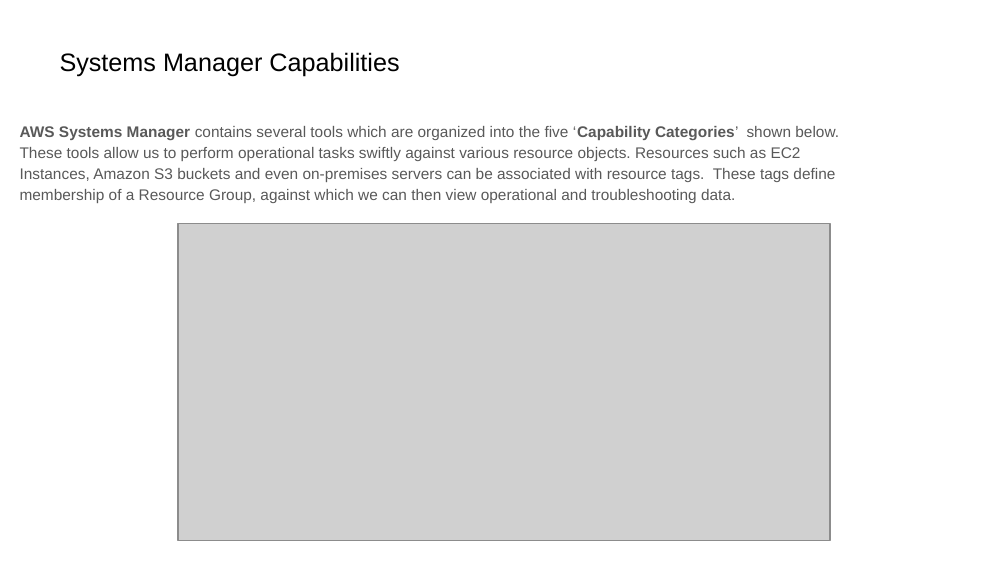
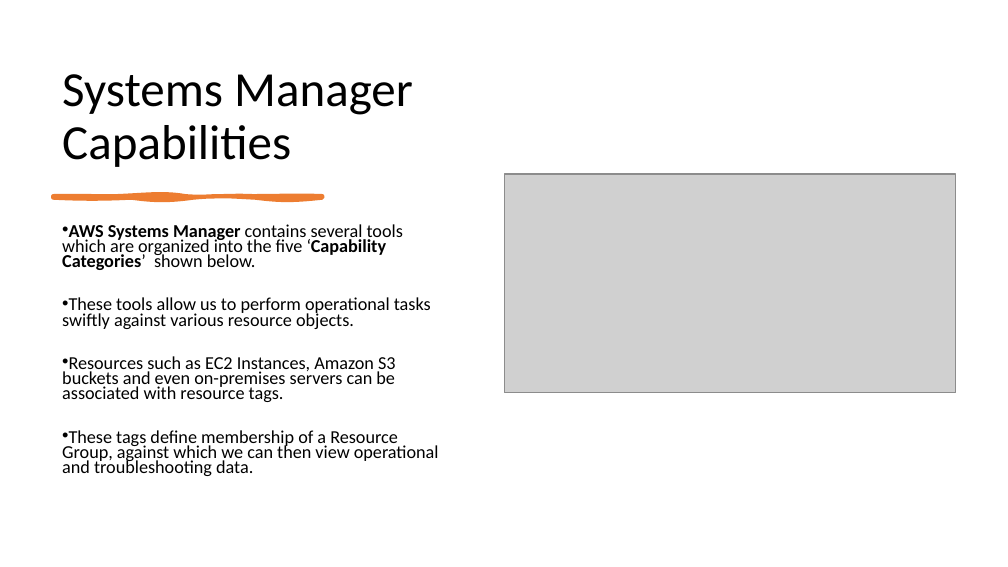
Before and after one commit to IlyaChakun/aws-iba-courses, a slide deck: slide 5 of lecture-materials/Managment&Governance/System-Manager/ssm.pptx (slide 4 before the commit). Drawn at 1008x567 pixels with LibreOffice and Linux fonts; fonts in the diff are those of the drawing; grey boxes stand for pictures. Boxes give left, top, right and bottom in pixels: in the first picture for what was removed or moved away, otherwise in the second. Text is boxed around its words. In the diff, an @@ line names an element or a change of style, - is before the commit and + after.

```diff
--- a/lecture-materials/Managment&Governance/System-Manager/ssm.pptx
+++ b/lecture-materials/Managment&Governance/System-Manager/ssm.pptx
@@ title "Systems Manager Capabilities": place and size @@
-title "Systems Manager Capabilities" at [60,52,399,77]
+title "Systems Manager Capabilities" at [62,74,413,167]
@@ title "Systems Manager Capabilities" at [62,74,413,167]: size 18 to 35 pt, font Arial to Calibri; vertical alignment middle to bottom @@
@@ picture: place and size @@
-picture at [178,224,831,540]
+picture at [504,174,956,393]
@@ freeform shape added at [53,197,323,198], fill #ED7D31, outline #ED7D31 3 pt @@
@@ text at [62,224,439,476]: text changed; size 11 to 12.9 pt; font Arial to Calibri; text colour #595959 to #000000 @@
-AWS Systems Manager contains several tools which are organized into the five ‘Capability Categories’ shown below. These tools allow us to perform operational tasks swiftly against various resource objects. Resources such as EC2 Instances, Amazon S3 buckets and even on-premises servers can be associated with resource tags. These tags define membership of a Resource Group, against which we can then view operational and troubleshooting data.
+• AWS Systems Manager contains several tools which are organized into the five ‘Capability Categories’ shown below.
+• These tools allow us to perform operational tasks swiftly against various resource objects.
+• Resources such as EC2 Instances, Amazon S3 buckets and even on-premises servers can be associated with resource tags.
+• These tags define membership of a Resource Group, against which we can then view operational and troubleshooting data.
```
Also in this commit, not shown: 15 other slides changed, 10 slides added, 2 slides removed, 24 other files.
